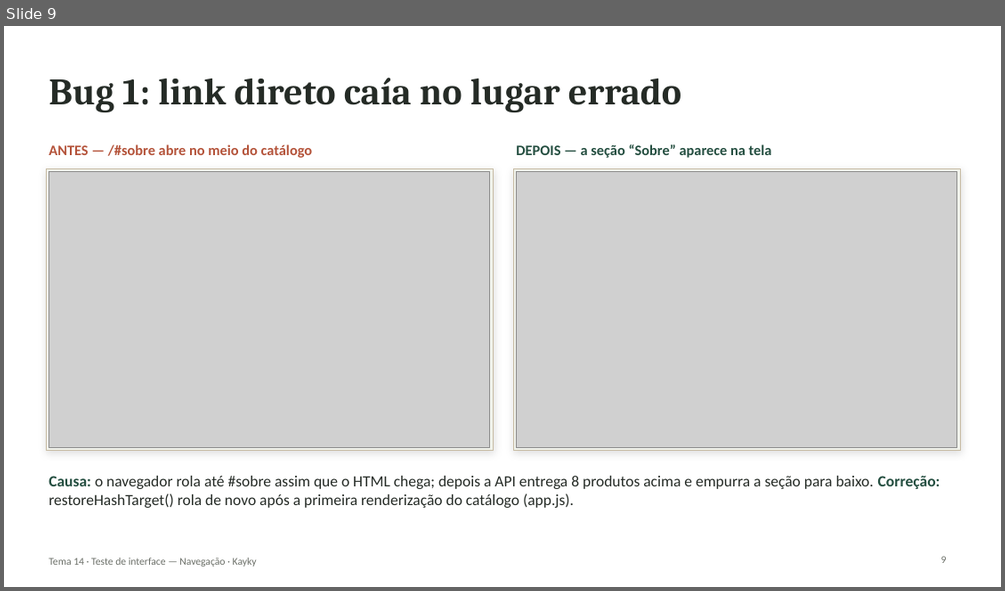
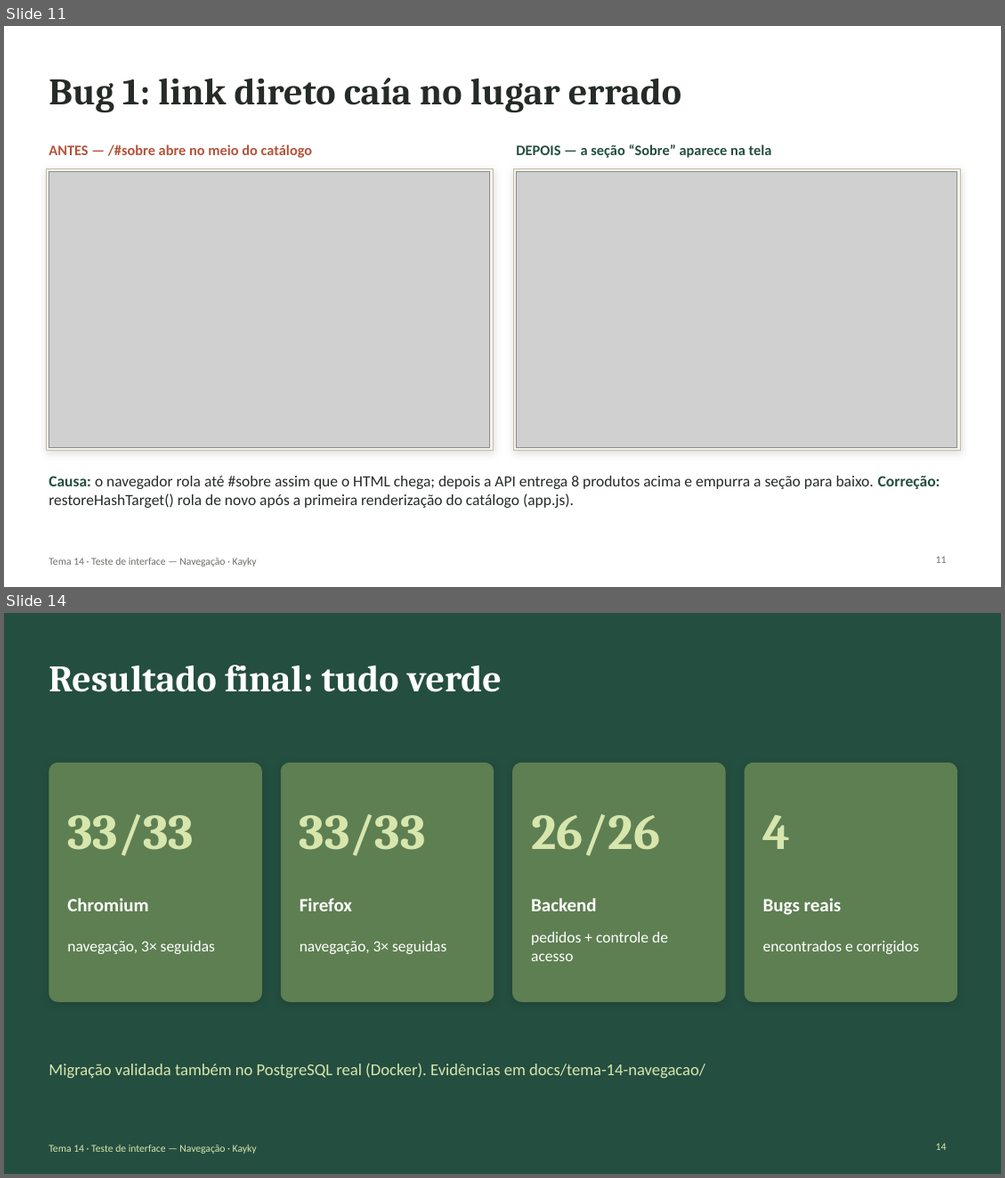
Before and after one commit to KaykyOne/f-e-commerce, a slide deck: docs/tema-14-navegacao/Apresentacao-Tema14-Navegacao.pptx. Shown one above the other, each under a label of ours: slide 9 before the commit, slides 11 and 14 after it; the slides between them are not shown. The pictures are 1005x591 and 1005x1178 pixels, drawn with LibreOffice and Linux fonts; fonts in the diff are those of the drawing; grey boxes stand for pictures. Boxes give left, top, right and bottom in pixels: in the first picture for what was removed or moved away, otherwise in the second. Text is boxed around its words. In the diff, an @@ line names an element or a change of style, - is before the commit and + after.

```diff
--- a/docs/tema-14-navegacao/Apresentacao-Tema14-Navegacao.pptx
+++ b/docs/tema-14-navegacao/Apresentacao-Tema14-Navegacao.pptx
@@ slide 14 added at (4,613,1001,1174), background #244E40 @@
@@ title added at (48,665,502,692), 36 pt, text #FFFFFF, bold @@
+Resultado final: tudo verde
@@ rounded rectangle added at (48,763,262,1002), fill #5E7F52 @@
@@ rounded rectangle added at (281,763,494,1002), fill #5E7F52 @@
@@ rounded rectangle added at (512,763,726,1002), fill #5E7F52 @@
@@ rounded rectangle added at (744,763,957,1002), fill #5E7F52 @@
@@ text added at (67,814,194,856), 48 pt, text #D7E6AD, bold @@
+33/33
@@ text added at (299,814,426,856), 48 pt, text #D7E6AD, bold @@
+33/33
@@ text added at (531,814,660,856), 48 pt, text #D7E6AD, bold @@
+26/26
@@ text added at (763,815,791,849), 48 pt, text #D7E6AD, bold @@
+4
@@ text added at (67,898,148,911), 18 pt, text #FFFFFF, bold @@
+Chromium
@@ text added at (299,898,352,911), 18 pt, text #FFFFFF, bold @@
+Firefox
@@ text added at (531,898,596,911), 18 pt, text #FFFFFF, bold @@
+Backend
@@ text added at (763,898,841,915), 18 pt, text #FFFFFF, bold @@
+Bugs reais
@@ text added at (531,932,668,961), 15 pt, text #FFFFFF @@
+pedidos + controle de acesso
@@ text added at (67,941,215,954), 15 pt, text #FFFFFF @@
+navegação, 3× seguidas
@@ text added at (299,941,446,954), 15 pt, text #FFFFFF @@
+navegação, 3× seguidas
@@ text added at (763,941,919,954), 15 pt, text #FFFFFF @@
+encontrados e corrigidos
@@ text added at (48,1062,705,1078), 16 pt, text #D7E6AD @@
+Migração validada também no PostgreSQL real (Docker). Evidências em docs/tema-14-navegacao/
@@ text added at (48,1144,257,1153), 10 pt, text #D7E6AD @@
+Tema 14 · Teste de interface — Navegação · Kayky
@@ page number added at (936,1143,947,1150), 10 pt, text #D7E6AD @@
+14
@@ what was slide 9 is now slide 11 @@
@@ page number at (936,556,947,563): text changed @@
-9
+11
```
Also in this commit, not shown: 9 slides changed, 4 other slides added, 2 slides removed, 14 other files.
